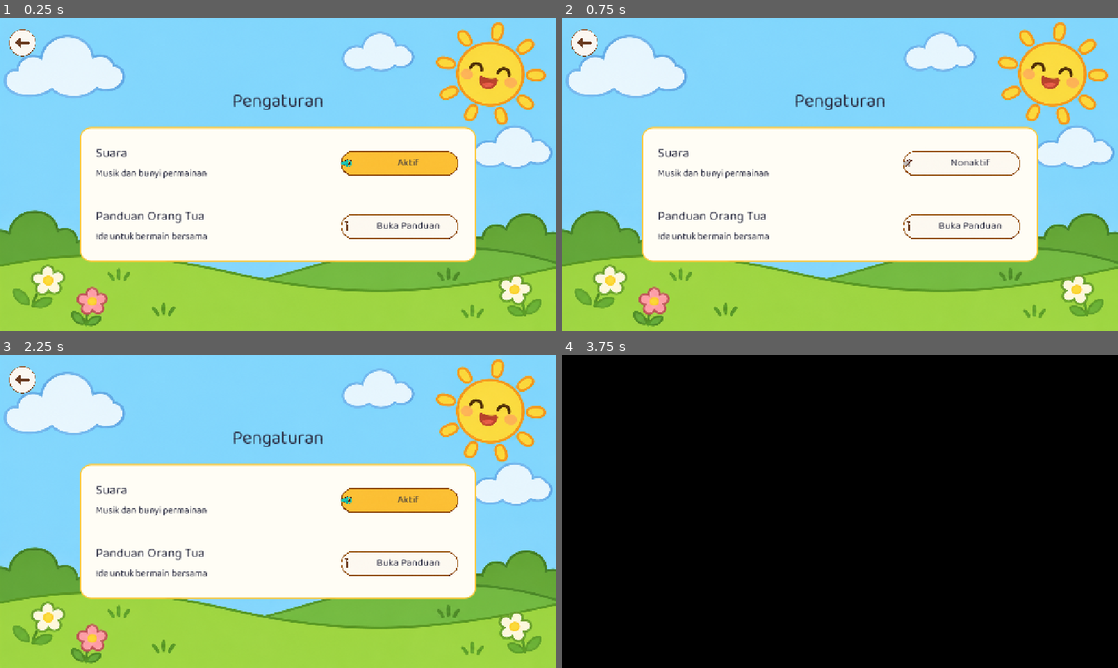
Above: before the commit, frames 1-4 (two rows, left to right).
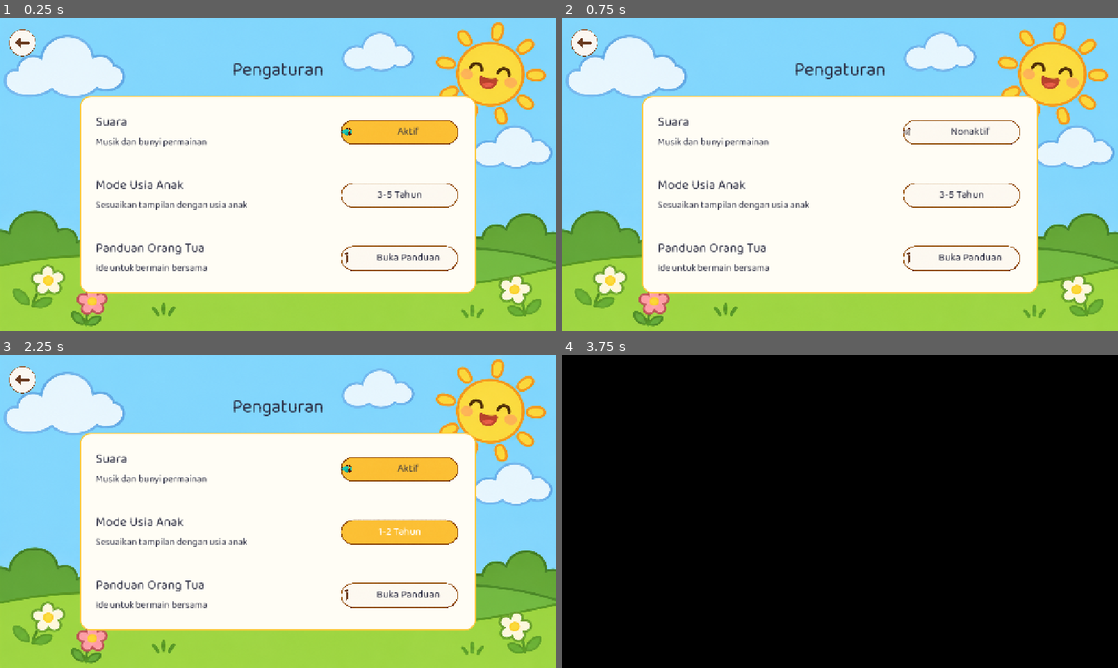
Above: after the commit, the same moments.

Repository: ptnusavisionmedia/game-balita
Game: Godot game, scene res://scenes/Settings.tscn
Same seed, same stepped clock (60 frames per second), same inputs: the game is played once before the commit and once after it. This scene is started directly instead of the project's main scene.
Inputs (mouse positions are in pixels of both pictures, inside the frame that each line leads up to):
- Up to frame 1 (0.25 s): no input
- Up to frame 2 (0.75 s): click "Aktif" at 0.5 s
- Up to frame 3 (2.25 s): click "Nonaktif" at 1.25 s; click (400, 530) at 2 s, where only the run after the commit has a clickable "3-5 Tahun"
- Up to frame 4 (3.75 s): click (962, 530) at 2.75 s, where only the run after the commit has a clickable "1-2 Tahun"; click (584, 380) at 3.52 s

The runs differ from the first frame. In frame 1, 21% of the frame differs, in the area x 14-86%, y 14-88%; in frame 2, 19%; in frame 3, 22%; in frame 4, nothing differs.

Commit message:
feat: tier usia "Sentuh & Dengar" untuk anak 1-2 tahun
Tier baru di samping Home/Gamemodes (yang tetap untuk 3-5 tahun): penuh
layar, tanpa menu/navigasi, tap di mana saja memunculkan gambar+bunyi
(daur ulang aset hewan & musik yang sudah ada) dengan reaksi maskot
berkala tiap 5 tap, bukan skor. Diatur orang tua lewat toggle "Mode
Usia Anak" di Settings; disimpan di ProgressRepository.toddler_mode dan
dibaca splash.gd untuk routing.

Co-Authored-By: Claude Sonnet 5 <noreply@anthropic.com>

Diff:
--- a/core/scripts/progress_repository.gd
+++ b/core/scripts/progress_repository.gd
@@ -9,6 +9,14 @@
 const SAVE_PATH := "user://progress.cfg"
 
 var sound_enabled: bool = true
+
+## Update 2026-11-26: tier "Sentuh & Dengar" buat usia 1-2 tahun (lihat
+## scenes/touch_and_listen.gd + Decisions Log 2026-11-26) — kalau true,
+## `splash.gd` lempar langsung ke situ, BUKAN ke Home/Gamemodes/6 modul
+## (yang didesain buat usia 3-5 tahun yang sudah paham pilihan/menu).
+## Diset orang tua lewat Settings, di belakang `ParentalGateDialog`.
+var toddler_mode: bool = false
+
 var _results: Array = []  # Array[Dictionary]: {game_id, completed_at, stars_earned}
 
 
@@ -22,18 +30,25 @@
 	if err != OK:
 		return  # belum ada save sebelumnya, pakai default
 	sound_enabled = cfg.get_value("settings", "sound_enabled", true)
+	toddler_mode = cfg.get_value("settings", "toddler_mode", false)
 	_results = cfg.get_value("results", "list", [])
 
 
 func _save() -> void:
 	var cfg := ConfigFile.new()
 	cfg.set_value("settings", "sound_enabled", sound_enabled)
+	cfg.set_value("settings", "toddler_mode", toddler_mode)
 	cfg.set_value("results", "list", _results)
 	cfg.save(SAVE_PATH)
 
 
 func set_sound_enabled(value: bool) -> void:
 	sound_enabled = value
+	_save()
+
+
+func set_toddler_mode(value: bool) -> void:
+	toddler_mode = value
 	_save()
 
 
--- /dev/null
+++ b/scenes/TouchAndListen.tscn
@@ -0,0 +1,8 @@
+[gd_scene load_steps=2 format=3]
+
+[ext_resource type="Script" path="res://scenes/touch_and_listen.gd" id="1"]
+
+[node name="TouchAndListen" type="Control"]
+anchor_right = 1.0
+anchor_bottom = 1.0
+script = ExtResource("1")
--- a/scenes/settings.gd
+++ b/scenes/settings.gd
@@ -8,6 +8,7 @@
 ## tombol polos ditumpuk seperti sebelumnya.
 
 var _sound_button: Button
+var _age_mode_button: Button
 
 
 func _ready() -> void:
@@ -30,7 +31,16 @@
 	back_button.offset_right = 96.0
 	back_button.offset_top = 12.0
 	back_button.offset_bottom = 100.0
-	back_button.pressed.connect(func(): GameFlow.go_home())
+	# Update 2026-11-26: kalau "Mode Usia Anak" lagi diset ke 1-2 Tahun,
+	# "kembali" dari Settings harus balik ke `TouchAndListen` (bukan
+	# Home/Gamemodes yang didesain buat 3-5 tahun) — lihat
+	# scenes/touch_and_listen.gd & Decisions Log 2026-11-26.
+	back_button.pressed.connect(func():
+		if ProgressRepository.toddler_mode:
+			GameFlow.goto_scene("res://scenes/TouchAndListen.tscn")
+		else:
+			GameFlow.go_home()
+	)
 	add_child(back_button)
 
 	var vbox := VBoxContainer.new()
@@ -78,8 +88,22 @@
 	))
 	_render_sound_button()
 
-	var divider := HSeparator.new()
-	card_box.add_child(divider)
+	card_box.add_child(HSeparator.new())
+
+	# Update 2026-11-26: "Mode Usia Anak" — pilih tier 1-2 Tahun ("Sentuh &
+	# Dengar", nol navigasi/menu, lihat scenes/touch_and_listen.gd) vs 3-5
+	# Tahun (Home/Gamemodes normal yang sudah ada). Lihat Decisions Log
+	# 2026-11-26 untuk alasan 2 tier ini perlu ada.
+	_age_mode_button = Button.new()
+	_age_mode_button.toggle_mode = true
+	_age_mode_button.button_pressed = ProgressRepository.toddler_mode
+	_age_mode_button.toggled.connect(_on_age_mode_toggled)
+	card_box.add_child(_make_setting_row(
+		"Mode Usia Anak", "Sesuaikan tampilan dengan usia anak", _age_mode_button
+	))
+	_render_age_mode_button()
+
+	card_box.add_child(HSeparator.new())
 
 	var parent_guide_button := Button.new()
 	parent_guide_button.text = "Buka Panduan"
@@ -146,3 +170,17 @@
 		_sound_button.add_theme_constant_override("icon_max_width", 36)
 	_sound_button.text = "Aktif" if is_on else "Nonaktif"
 	UIStyle.apply_pill_action(_sound_button, is_on)
+
+
+func _on_age_mode_toggled(value: bool) -> void:
+	ProgressRepository.set_toddler_mode(value)
+	_render_age_mode_button()
+
+
+## Teks tombol tampilkan tier aktif ("1-2 Tahun"/"3-5 Tahun") — bukan
+## cuma on/off generik, supaya jelas efeknya buat orang tua yang belum
+## pernah lihat mode ini sebelumnya.
+func _render_age_mode_button() -> void:
+	var is_toddler := _age_mode_button.button_pressed
+	_age_mode_button.text = "1-2 Tahun" if is_toddler else "3-5 Tahun"
+	UIStyle.apply_pill_action(_age_mode_button, is_toddler)
--- a/scenes/splash.gd
+++ b/scenes/splash.gd
@@ -42,4 +42,11 @@
 	vbox.add_child(title)
 
 	await get_tree().create_timer(1.2).timeout
-	GameFlow.goto_scene("res://scenes/Home.tscn")
+	# Update 2026-11-26: "Mode Usia Anak" (ProgressRepository.toddler_mode,
+	# diset di Settings) — 1-2 tahun lempar langsung ke tier "Sentuh &
+	# Dengar" (scenes/touch_and_listen.gd), lewati Home/Gamemodes sama
+	# sekali (keduanya didesain buat usia 3-5 yang sudah paham menu).
+	if ProgressRepository.toddler_mode:
+		GameFlow.goto_scene("res://scenes/TouchAndListen.tscn")
+	else:
+		GameFlow.goto_scene("res://scenes/Home.tscn")
--- /dev/null
+++ b/scenes/touch_and_listen.gd
@@ -0,0 +1,176 @@
+extends Control
+## Mode "Sentuh & Dengar" — tier khusus usia 1-2 tahun (lihat
+## obsidian-vault/Decisions Log.md 2026-11-26). BUKAN mini-game dengan
+## aturan/menu/navigasi seperti `feature_*` — full-layar, NOL navigasi, NOL
+## kemungkinan "salah": tap di mana saja, langsung muncul gambar + bunyi.
+##
+## Kenapa beda dari 6 modul lain: usia 1-2 tahun belum punya kontrol
+## motorik buat navigasi menu/grid atau paham instruksi — satu-satunya
+## "mekanik" yang pas di usia ini adalah sebab-akibat sederhana (tap →
+## reaksi instan), bukan pilihan/kuis. Asetnya DAUR ULANG dari modul yang
+## sudah ada (hewan + musik, gambar+suara berpasangan) — bukan aset baru.
+##
+## Satu-satunya jalan keluar: gear kecil transparan pojok kanan bawah,
+## sengaja DIBUAT KECIL & SAMAR (bukan mencolok kayak tombol lain) supaya
+## tidak mengundang tap balita, tapi tetap ada buat orang tua — tetap di
+## belakang `ParentalGateDialog` yang sama kayak jalur Settings biasa.
+
+const ParentalGateDialogScene := preload("res://core/scenes/ParentalGateDialog.tscn")
+
+const SPAWN_SIZE := 180.0
+const CELEBRATE_EVERY_N_TAPS := 5
+
+## Pasangan gambar+suara didaur ulang dari feature_hewan (suara hewan) +
+## feature_musik (nada xylophone) — 2 keluarga aset yang sudah "gambar
+## muncul + bunyi" secara alami, pas buat sebab-akibat sederhana.
+const POOL := [
+	{"image": "res://features/feature_hewan/assets/images/anjing.png", "sound": "res://features/feature_hewan/assets/audio/anjing.wav"},
+	{"image": "res://features/feature_hewan/assets/images/ayam.png", "sound": "res://features/feature_hewan/assets/audio/ayam.wav"},
+	{"image": "res://features/feature_hewan/assets/images/bebek.png", "sound": "res://features/feature_hewan/assets/audio/bebek.wav"},
+	{"image": "res://features/feature_hewan/assets/images/kambing.png", "sound": "res://features/feature_hewan/assets/audio/kambing.wav"},
+	{"image": "res://features/feature_hewan/assets/images/kucing.png", "sound": "res://features/feature_hewan/assets/audio/kucing.wav"},
+	{"image": "res://features/feature_hewan/assets/images/sapi.png", "sound": "res://features/feature_hewan/assets/audio/sapi.wav"},
+	{"image": "res://features/feature_musik/assets/images/bilah_01_do.png", "sound": "res://features/feature_musik/assets/audio/nada_01_do.wav"},
+	{"image": "res://features/feature_musik/assets/images/bilah_02_re.png", "sound": "res://features/feature_musik/assets/audio/nada_02_re.wav"},
+	{"image": "res://features/feature_musik/assets/images/bilah_03_mi.png", "sound": "res://features/feature_musik/assets/audio/nada_03_mi.wav"},
+	{"image": "res://features/feature_musik/assets/images/bilah_04_fa.png", "sound": "res://features/feature_musik/assets/audio/nada_04_fa.wav"},
+	{"image": "res://features/feature_musik/assets/images/bilah_05_sol.png", "sound": "res://features/feature_musik/assets/audio/nada_05_sol.wav"},
+	{"image": "res://features/feature_musik/assets/images/bilah_06_la.png", "sound": "res://features/feature_musik/assets/audio/nada_06_la.wav"},
+]
+
+var _spawn_layer: Control
+var _tap_count: int = 0
+
+
+func _ready() -> void:
+	anchor_right = 1.0
+	anchor_bottom = 1.0
+	add_child(GameBackground.new())
+
+	_spawn_layer = Control.new()
+	_spawn_layer.anchor_right = 1.0
+	_spawn_layer.anchor_bottom = 1.0
+	_spawn_layer.mouse_filter = Control.MOUSE_FILTER_IGNORE
+	add_child(_spawn_layer)
+
+	_add_parent_exit_button()
+
+
+## Sengaja `_unhandled_input` (bukan `_gui_input`/`_input`) — tombol
+## keluar orang tua (Button biasa) otomatis "accept" klik-nya sendiri
+## duluan, jadi tap di gear itu TIDAK akan nyasar jadi spawn gambar juga.
+## Tap di mana pun SISANYA (99% layar) jatuh ke sini.
+func _unhandled_input(event: InputEvent) -> void:
+	var pos: Vector2
+	if event is InputEventScreenTouch and event.pressed:
+		pos = event.position
+	elif event is InputEventMouseButton and event.pressed and event.button_index == MOUSE_BUTTON_LEFT:
+		pos = event.position
+	else:
+		return
+	_spawn_at(pos)
+
+
+func _spawn_at(pos: Vector2) -> void:
+	var item: Dictionary = POOL[randi() % POOL.size()]
+
+	if FileAccess.file_exists(item["sound"]):
+		SfxService.play(load(item["sound"]))
+
+	if FileAccess.file_exists(item["image"]):
+		var pic := TextureRect.new()
+		pic.texture = load(item["image"])
+		pic.custom_minimum_size = Vector2(SPAWN_SIZE, SPAWN_SIZE)
+		pic.size = Vector2(SPAWN_SIZE, SPAWN_SIZE)
+		pic.expand_mode = TextureRect.EXPAND_IGNORE_SIZE
+		pic.stretch_mode = TextureRect.STRETCH_KEEP_ASPECT_CENTERED
+		pic.position = pos - Vector2(SPAWN_SIZE, SPAWN_SIZE) / 2.0
+		pic.pivot_offset = Vector2(SPAWN_SIZE, SPAWN_SIZE) / 2.0
+		pic.scale = Vector2(0.2, 0.2)
+		pic.mouse_filter = Control.MOUSE_FILTER_IGNORE
+		_spawn_layer.add_child(pic)
+
+		var tween := create_tween()
+		tween.tween_property(pic, "scale", Vector2(1.15, 1.15), 0.18).set_trans(Tween.TRANS_BACK).set_ease(Tween.EASE_OUT)
+		tween.tween_property(pic, "scale", Vector2(1.0, 1.0), 0.12)
+		tween.tween_interval(1.0)
+		tween.tween_property(pic, "modulate:a", 0.0, 0.4)
+		tween.tween_callback(pic.queue_free)
+
+	_tap_count += 1
+	if _tap_count % CELEBRATE_EVERY_N_TAPS == 0:
+		_celebrate()
+
+
+## Reaksi hangat berkala — BUKAN reward/skor (anak tidak pernah lihat
+## angka/bintang di mode ini), cuma maskot ikut senang supaya tap terasa
+## "disambut", konsisten prinsip no-score app ini.
+func _celebrate() -> void:
+	var mascot_path := "res://core/assets/images/mascot/wawa_merayakan.png"
+	if not FileAccess.file_exists(mascot_path):
+		return
+	var mascot := TextureRect.new()
+	mascot.texture = load(mascot_path)
+	var size := Vector2(220, 220)
+	mascot.custom_minimum_size = size
+	mascot.size = size
+	mascot.expand_mode = TextureRect.EXPAND_IGNORE_SIZE
+	mascot.stretch_mode = TextureRect.STRETCH_KEEP_ASPECT_CENTERED
+	mascot.anchor_left = 0.5
+	mascot.anchor_right = 0.5
+	mascot.anchor_top = 0.5
+	mascot.anchor_bottom = 0.5
+	mascot.position = -size / 2.0
+	mascot.pivot_offset = size / 2.0
+	mascot.scale = Vector2(0.3, 0.3)
+	mascot.modulate.a = 0.0
+	mascot.mouse_filter = Control.MOUSE_FILTER_IGNORE
+	_spawn_layer.add_child(mascot)
+
+	if FileAccess.file_exists("res://core/assets/audio/sfx_correct.wav"):
+		SfxService.play(load("res://core/assets/audio/sfx_correct.wav"))
+
+	var tween := create_tween()
+	tween.tween_property(mascot, "scale", Vector2(1.0, 1.0), 0.3).set_trans(Tween.TRANS_BACK).set_ease(Tween.EASE_OUT)
+	tween.parallel().tween_property(mascot, "modulate:a", 1.0, 0.2)
+	tween.tween_interval(1.0)
+	tween.tween_property(mascot, "modulate:a", 0.0, 0.5)
+	tween.tween_callback(mascot.queue_free)
+
+
+## Gear kecil & SAMAR (opacity rendah, ukuran lebih kecil dari token
+## `icon.s` 88px) — sengaja biar tidak jadi target tap favorit balita,
+## beda dari gear Settings normal di Home yang memang dibuat jelas
+## kelihatan buat anak 3-5 tahun. Tetap lewat PIN (`ParentalGateDialog`)
+## yang sama kayak jalur Settings biasa.
+func _add_parent_exit_button() -> void:
+	var button := Button.new()
+	UIStyle.apply_icon_frame(button, 56.0)
+	button.modulate.a = 0.35
+	var settings_icon_path := "res://core/assets/images/ui/settings.png"
+	if FileAccess.file_exists(settings_icon_path):
+		button.icon = load(settings_icon_path)
+		button.expand_icon = true
+		button.add_theme_constant_override("icon_max_width", 30)
+	else:
+		button.text = "⚙"
+	button.anchor_left = 1.0
+	button.anchor_right = 1.0
+	button.anchor_top = 1.0
+	button.anchor_bottom = 1.0
+	button.offset_left = -72.0
+	button.offset_right = -8.0
+	button.offset_top = -72.0
+	button.offset_bottom = -8.0
+	button.pressed.connect(_open_settings)
+	add_child(button)
+
+
+func _open_settings() -> void:
+	var gate := ParentalGateDialogScene.instantiate()
+	add_child(gate)
+	gate.passed.connect(func():
+		gate.queue_free()
+		GameFlow.goto_scene("res://scenes/Settings.tscn")
+	)
+	gate.cancelled.connect(func(): gate.queue_free())
Not shown, changed: obsidian-vault/Decisions Log.md
